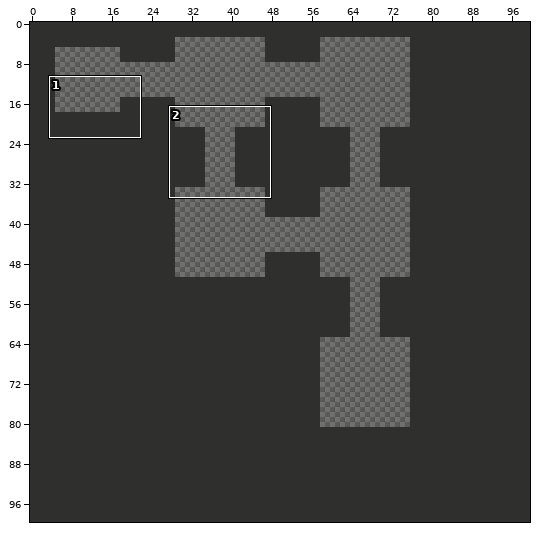
Tiled map -- tmx/test_map.tmx. The first picture is a wide view before the edit; the outline marks the close-up.
Close-up. Before the commit:
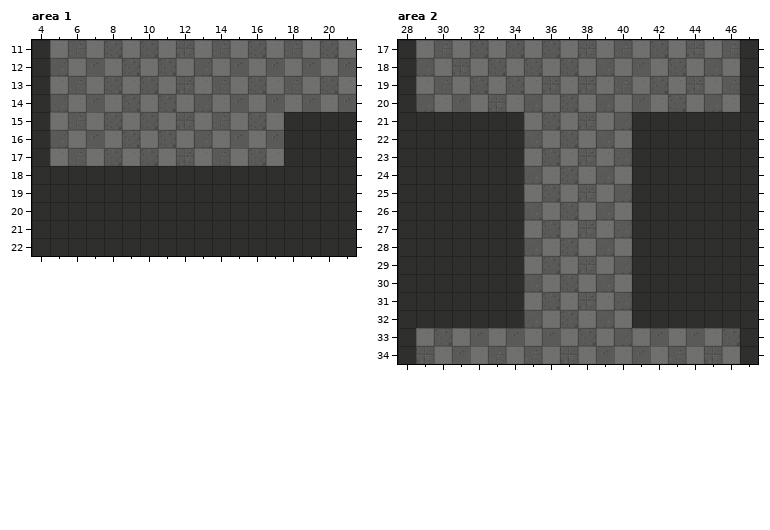
Cells are 32x32 px. Shown: area 1 x 4..21, y 11..22; area 2 x 28..47, y 17..34. The commit also changed other parts of the map, which this record leaves out.
After the commit:
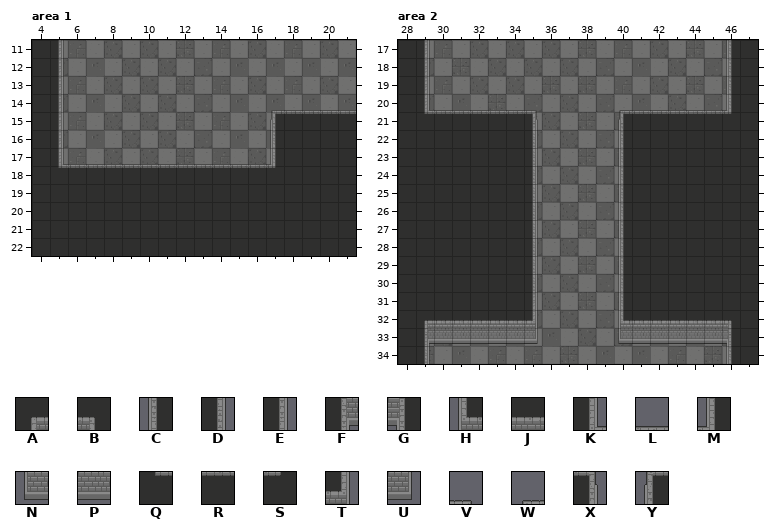
Key: from "tileset_1": A 3, B 5, C 16, D 16 turned 180, E 18, F 19, G 21, H 32, J 33, K 35, L 36, M 37, N 48, P 49, Q 51, R 52, S 53, T 65, U 81, V 97, W 98, X 113, Y 114.
_ is an empty cell.
Tiles of an added or newly shown layer are drawn over the layers below it.
Diff:
Layer "walls" (now shown), area 1:
y 11..13: x 5 _ -> E
y 14: x 5 _ -> E; x 17..21 _____ -> WLLLL
y 15: x 5 _ -> E; x 17..21 _____ -> YRRRR
y 16: x 5 _ -> E; x 17 _ -> C
y 17: x 5..17 _____________ -> KLLLLLLLLLLLM
y 18: x 5..17 _____________ -> QRRRRRRRRRRRS
Layer "walls" (now shown), area 2:
y 17..19: x 29 _ -> E; x 46 _ -> C
y 20: x 29..35 _______ -> KLLLLLV; x 40..46 _______ -> WLLLLLM
y 21: x 29..35 _______ -> QRRRRRX; x 40..46 _______ -> YRRRRRS
y 22..30: x 35 _ -> D; x 40 _ -> C
y 31: x 35 _ -> E; x 40 _ -> C
y 32: x 29..35 _______ -> AJJJJJT; x 40..46 _______ -> HJJJJJB
y 33: x 29..35 _______ -> FPPPPPU; x 40..46 _______ -> NPPPPPG
y 34: x 29 _ -> D; x 46 _ -> C
